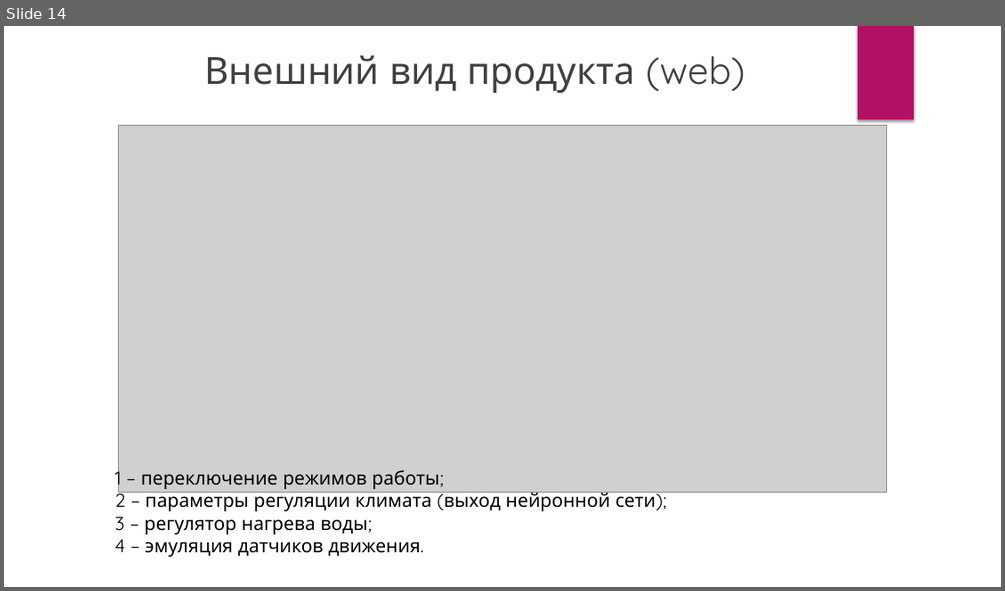
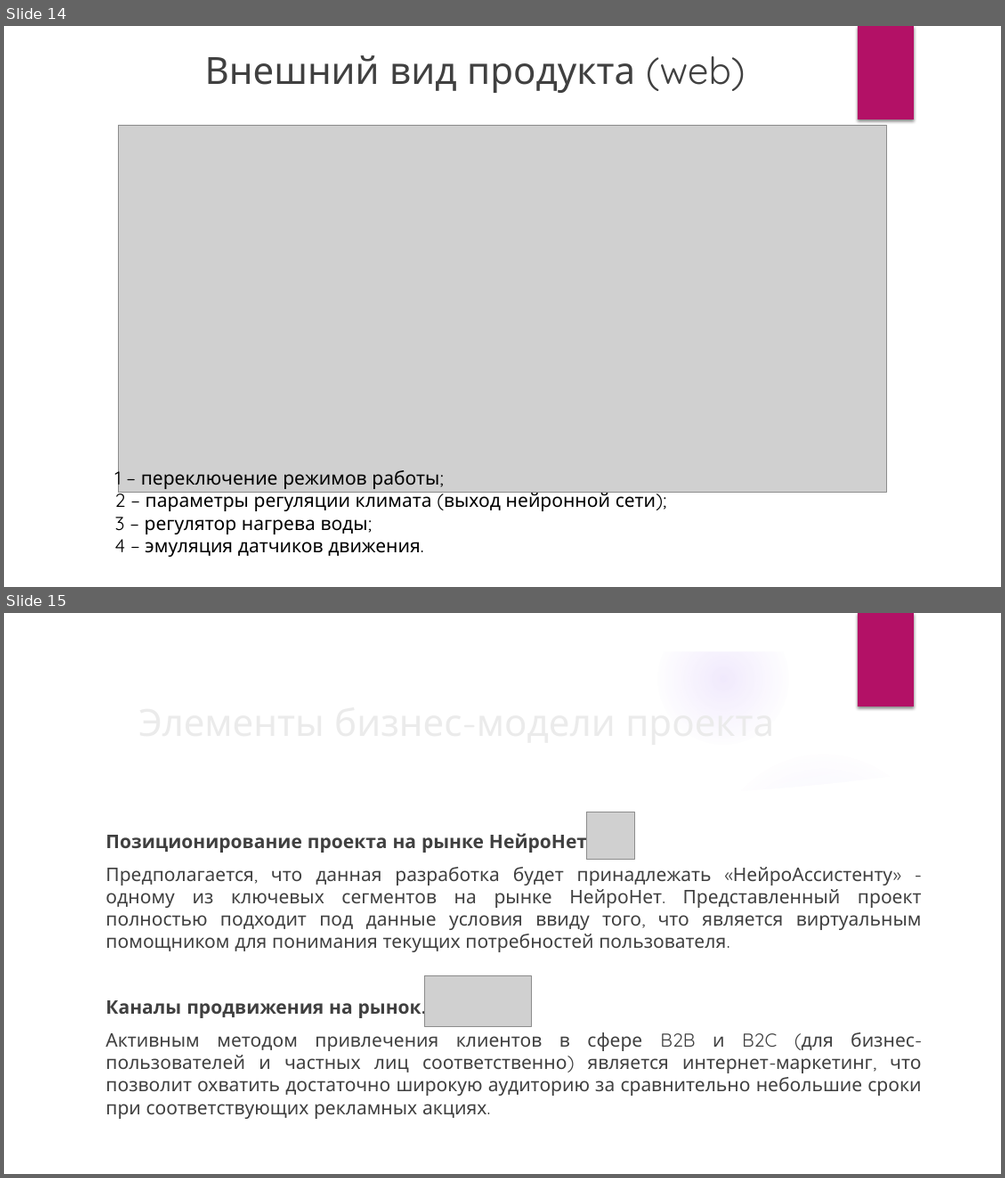
Before and after one commit to Corvin71/neuro-hack, a slide deck: present.pptx. Shown one above the other, each under a label of ours: slide 14 before the commit, slides 14 and 15 after it. The pictures are 1005x591 and 1005x1178 pixels, drawn with LibreOffice and Linux fonts; fonts in the diff are those of the drawing; grey boxes stand for pictures; background and template pictures are left out. Boxes give left, top, right and bottom in pixels: in the first picture for what was removed or moved away, otherwise in the second. Text is boxed around its words. In the diff, an @@ line names an element or a change of style, - is before the commit and + after.

```diff
--- a/present.pptx
+++ b/present.pptx
@@ slide 15 added at (4, 613, 1001, 1174), background picture (left out); not listed: 1 template element that a slide beside it also shows @@
@@ group added at (4, 613, 1001, 1174): 5 ellipses, 3 freeform shapes @@
@@ picture added at (587, 811, 635, 860) @@
@@ text added at (105, 830, 922, 1119), 18 pt, text #404040 @@
+Позиционирование проекта на рынке НейроНет.
+Предполагается, что данная разработка будет принадлежать «НейроАссистенту» - одному из ключевых сегментов на рынке НейроНет. Представленный проект полностью подходит под данные условия ввиду того, что является виртуальным помощником для понимания текущих потребностей пользователя.
+Каналы продвижения на рынок.
+Активным методом привлечения клиентов в сфере B2B и B2C (для бизнес-пользователей и частных лиц соответственно) является интернет-маркетинг, что позволит охватить достаточно широкую аудиторию за сравнительно небольшие сроки при соответствующих рекламных акциях.
@@ title added at (307, 837, 388, 852), 36 pt, text #EBEBEB @@
+Элементы бизнес-модели проекта
@@ picture added at (424, 976, 531, 1027) @@
```
Also in this commit, not shown: 2 slides changed, 1 other slide added.
